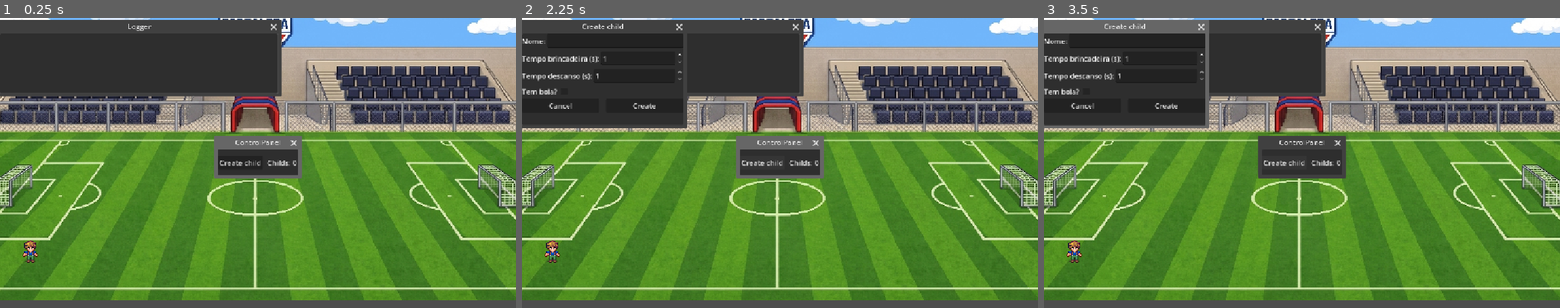
Above: before the commit, frames 1-3 (left to right).
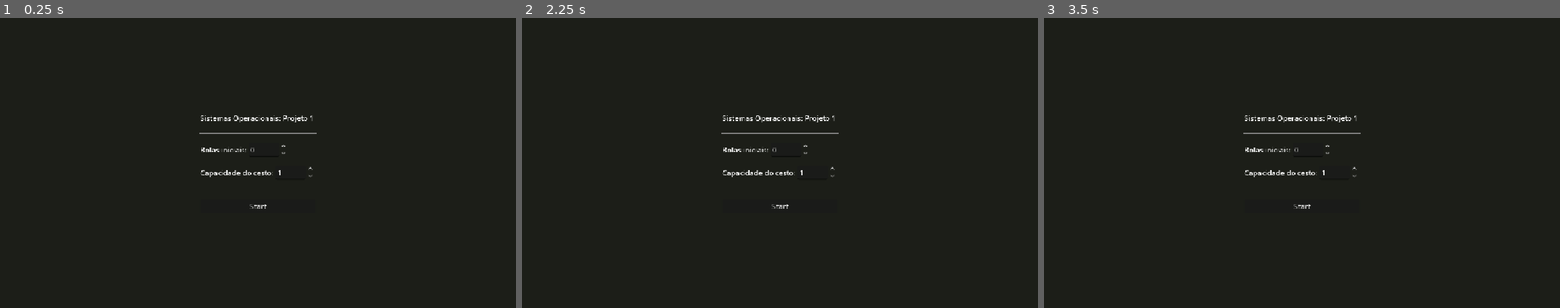
Above: after the commit, the same moments.

Repository: JonasVsc/operating-systems-p-1
Game: Godot game, scene res://scenes/settings.tscn
Same seed, same stepped clock (60 frames per second), same inputs: the game is played once before the commit and once after it. Before the commit the project starts from res://scenes/main.tscn.
Inputs (mouse positions are in pixels of both pictures, inside the frame that each line leads up to):
- Up to frame 1 (0.25 s): no input
- Up to frame 2 (2.25 s): click (780, 206) at 0.5 s, where only the run after the commit has a clickable "Start"; click (780, 206) at 1.25 s, where only the run after the commit has a clickable "Start"; click (764, 163) at 2 s, where only the run before the commit has a clickable "Create child"
- Up to frame 3 (3.5 s): click (1286, 163) at 2.75 s, where only the run before the commit has a clickable "Create child"

The runs differ from the first frame. In frame 1, 87% of the frame differs, in the area x 0-100%, y 0-100%; in frame 2, 85%; in frame 3, 85%.

Commit message:
feat: adjust game window size and add basketball basket with states

Diff:
--- a/project.godot
+++ b/project.godot
@@ -11,7 +11,7 @@
 [application]
 
 config/name="operating-systems-p1"
-run/main_scene="uid://brcivw2inplpf"
+run/main_scene="uid://br0b2wpmqrr1j"
 config/features=PackedStringArray("4.6", "Forward Plus")
 config/icon="res://icon.svg"
 
--- a/scenes/basket-ball.tscn
+++ b/scenes/basket-ball.tscn
@@ -1,3 +1,52 @@
 [gd_scene format=3 uid="uid://dfbn5q6w1e3gf"]
 
-[node name="BasketBall" type="Node2D" unique_id=139959015]
+[ext_resource type="Texture2D" uid="uid://cph555iwelon4" path="res://sprites/basket-ball/balls.png" id="1_1tfs2"]
+
+[sub_resource type="AtlasTexture" id="AtlasTexture_3gfog"]
+atlas = ExtResource("1_1tfs2")
+region = Rect2(0, 123, 135, 134)
+
+[sub_resource type="AtlasTexture" id="AtlasTexture_wpfyc"]
+atlas = ExtResource("1_1tfs2")
+region = Rect2(135, 123, 135, 134)
+
+[sub_resource type="AtlasTexture" id="AtlasTexture_bfqxo"]
+atlas = ExtResource("1_1tfs2")
+region = Rect2(270, 123, 135, 134)
+
+[sub_resource type="AtlasTexture" id="AtlasTexture_p28de"]
+atlas = ExtResource("1_1tfs2")
+region = Rect2(405, 123, 135, 134)
+
+[sub_resource type="AtlasTexture" id="AtlasTexture_p48ff"]
+atlas = ExtResource("1_1tfs2")
+region = Rect2(540, 123, 135, 134)
+
+[sub_resource type="SpriteFrames" id="SpriteFrames_tjljo"]
+animations = [{
+"frames": [{
+"duration": 1.0,
+"texture": SubResource("AtlasTexture_3gfog")
+}, {
+"duration": 1.0,
+"texture": SubResource("AtlasTexture_wpfyc")
+}, {
+"duration": 1.0,
+"texture": SubResource("AtlasTexture_bfqxo")
+}, {
+"duration": 1.0,
+"texture": SubResource("AtlasTexture_p28de")
+}, {
+"duration": 1.0,
+"texture": SubResource("AtlasTexture_p48ff")
+}],
+"loop": true,
+"name": &"basket-ball",
+"speed": 5.0
+}]
+
+[node name="Sprite2D" type="Sprite2D" unique_id=334212700]
+
+[node name="AnimatedSprite2D" type="AnimatedSprite2D" parent="." unique_id=1069076742]
+sprite_frames = SubResource("SpriteFrames_tjljo")
+animation = &"basket-ball"
--- a/scenes/field.tscn
+++ b/scenes/field.tscn
@@ -3,54 +3,59 @@
 [ext_resource type="Texture2D" uid="uid://cgyhnbmphrm4y" path="res://sprites/bg/football-field.png" id="1_6pmjc"]
 
 [sub_resource type="WorldBoundaryShape2D" id="WorldBoundaryShape2D_ttalb"]
+normal = Vector2(1, 0)
+distance = 434.0
 
 [node name="Field" type="Node2D" unique_id=1917929457]
 
 [node name="Background" type="Sprite2D" parent="." unique_id=1382740602]
-position = Vector2(570, 254.62497)
-scale = Vector2(0.97357553, 0.89687496)
+position = Vector2(424.8501, 247.70782)
+scale = Vector2(0.67112315, 0.585017)
 texture = ExtResource("1_6pmjc")
 
 [node name="WorldBoundaries" type="Node2D" parent="." unique_id=1759426190]
 
 [node name="Top" type="StaticBody2D" parent="WorldBoundaries" unique_id=1301665613]
-position = Vector2(587, 350)
+position = Vector2(405, 6)
 rotation = 3.1415927
 
 [node name="CollisionShape2D" type="CollisionShape2D" parent="WorldBoundaries/Top" unique_id=707038877]
-position = Vector2(19.000013, 150)
+position = Vector2(-876.00006, -257.99994)
 shape = SubResource("WorldBoundaryShape2D_ttalb")
 
 [node name="Right" type="StaticBody2D" parent="WorldBoundaries" unique_id=55201621]
-position = Vector2(1154, 411)
+position = Vector2(847, 258)
 rotation = 4.712389
 
 [node name="CollisionShape2D" type="CollisionShape2D" parent="WorldBoundaries/Right" unique_id=771570285]
+position = Vector2(-656, -424)
 shape = SubResource("WorldBoundaryShape2D_ttalb")
 
 [node name="Left" type="StaticBody2D" parent="WorldBoundaries" unique_id=1870205092]
-position = Vector2(-15, 391)
+position = Vector2(-6, 306)
 rotation = 1.5707964
 
 [node name="CollisionShape2D" type="CollisionShape2D" parent="WorldBoundaries/Left" unique_id=735485314]
+position = Vector2(-547, -429)
 shape = SubResource("WorldBoundaryShape2D_ttalb")
 
 [node name="Bottom" type="StaticBody2D" parent="WorldBoundaries" unique_id=1934597850]
-position = Vector2(599, 646)
+position = Vector2(415, 497)
 
 [node name="CollisionShape2D" type="CollisionShape2D" parent="WorldBoundaries/Bottom" unique_id=972012935]
-position = Vector2(-23, -22)
+position = Vector2(-833, -236)
 shape = SubResource("WorldBoundaryShape2D_ttalb")
 
 [node name="LeftGoalpost" type="StaticBody2D" parent="." unique_id=925378580]
-position = Vector2(82, 347)
+position = Vector2(-166, 340)
 
 [node name="CollisionShape2D" type="CollisionPolygon2D" parent="LeftGoalpost" unique_id=884365309]
-polygon = PackedVector2Array(-12, -17, -28, -19, -46, -19, -95, 18, -101, 73, -57, 73, -12, 31)
+position = Vector2(285, -50)
+polygon = PackedVector2Array(-34, 4, -47, 2, -60, 3, -95, 26, -101, 69, -67, 70, -32, 40)
 
 [node name="RightGoalpost2" type="StaticBody2D" parent="." unique_id=303337519]
-position = Vector2(82, 347)
+position = Vector2(1404, 540)
 
 [node name="CollisionShape2D" type="CollisionPolygon2D" parent="RightGoalpost2" unique_id=1774041857]
-position = Vector2(1042, 4)
-polygon = PackedVector2Array(27, 12, -22, -24, -57, -24, -56, 29, -37, 50, -11, 73, 39, 70)
+position = Vector2(-611, -225)
+polygon = PackedVector2Array(35, 1, 0, -22, -27, -21, -28, 15, -16, 27, 3, 44, 42, 44)
--- a/scenes/main.tscn
+++ b/scenes/main.tscn
@@ -2,9 +2,54 @@
 
 [ext_resource type="Script" uid="uid://bcgnhveis3bh2" path="res://scripts/main.gd" id="1_sugp2"]
 [ext_resource type="PackedScene" uid="uid://cf5456limbntq" path="res://scenes/child.tscn" id="2_0wfyh"]
-[ext_resource type="PackedScene" uid="uid://x3lqen7ummma" path="res://scenes/field.tscn" id="2_sugp2"]
+[ext_resource type="PackedScene" uid="uid://dc6tnldlyfkgu" path="res://scenes/field.tscn" id="2_sugp2"]
 [ext_resource type="PackedScene" uid="uid://bwp202u4yw1eg" path="res://scenes/control-panel.tscn" id="4_jyhfs"]
 [ext_resource type="PackedScene" uid="uid://ds17vh5xbvtiv" path="res://scenes/logger.tscn" id="5_tbgi4"]
+[ext_resource type="Texture2D" uid="uid://cph555iwelon4" path="res://sprites/basket-ball/balls.png" id="6_tefeu"]
+[ext_resource type="Script" uid="uid://pp50ypcgoxya" path="res://scenes/basket_ball.gd" id="7_o6xl0"]
+
+[sub_resource type="AtlasTexture" id="AtlasTexture_o6xl0"]
+atlas = ExtResource("6_tefeu")
+region = Rect2(0, 123, 135, 134)
+
+[sub_resource type="AtlasTexture" id="AtlasTexture_tipki"]
+atlas = ExtResource("6_tefeu")
+region = Rect2(135, 123, 135, 134)
+
+[sub_resource type="AtlasTexture" id="AtlasTexture_85g3d"]
+atlas = ExtResource("6_tefeu")
+region = Rect2(270, 123, 135, 134)
+
+[sub_resource type="AtlasTexture" id="AtlasTexture_choun"]
+atlas = ExtResource("6_tefeu")
+region = Rect2(405, 123, 135, 134)
+
+[sub_resource type="AtlasTexture" id="AtlasTexture_ya4ey"]
+atlas = ExtResource("6_tefeu")
+region = Rect2(540, 123, 135, 134)
+
+[sub_resource type="SpriteFrames" id="SpriteFrames_eb6dy"]
+animations = [{
+"frames": [{
+"duration": 1.0,
+"texture": SubResource("AtlasTexture_o6xl0")
+}, {
+"duration": 1.0,
+"texture": SubResource("AtlasTexture_tipki")
+}, {
+"duration": 1.0,
+"texture": SubResource("AtlasTexture_85g3d")
+}, {
+"duration": 1.0,
+"texture": SubResource("AtlasTexture_choun")
+}, {
+"duration": 1.0,
+"texture": SubResource("AtlasTexture_ya4ey")
+}],
+"loop": true,
+"name": &"basket-ball",
+"speed": 5.0
+}]
 
 [node name="Node2D" type="Node2D" unique_id=622287307]
 script = ExtResource("1_sugp2")
@@ -12,9 +57,25 @@
 [node name="Field" parent="." unique_id=1917929457 instance=ExtResource("2_sugp2")]
 
 [node name="Child" parent="." unique_id=1883023373 instance=ExtResource("2_0wfyh")]
-position = Vector2(68, 533)
+position = Vector2(315, 344)
 
 [node name="ControlPanel" parent="." unique_id=278342775 instance=ExtResource("4_jyhfs")]
-initial_position = 1
+position = Vector2i(900, 44)
+size = Vector2i(200, 57)
 
 [node name="Logger" parent="." unique_id=1858505231 instance=ExtResource("5_tbgi4")]
+position = Vector2i(6, 515)
+size = Vector2i(836, 122)
+
+[node name="Basket-Ball" type="AnimatedSprite2D" parent="." unique_id=1981368785]
+position = Vector2(425, 318)
+scale = Vector2(0.43333334, 0.38059703)
+sprite_frames = SubResource("SpriteFrames_eb6dy")
+animation = &"basket-ball"
+script = ExtResource("7_o6xl0")
+
+[node name="CountLabel" type="Label" parent="Basket-Ball" unique_id=759282849]
+offset_left = -18.461538
+offset_top = 34.15686
+offset_right = 21.538462
+offset_bottom = 57.15686
